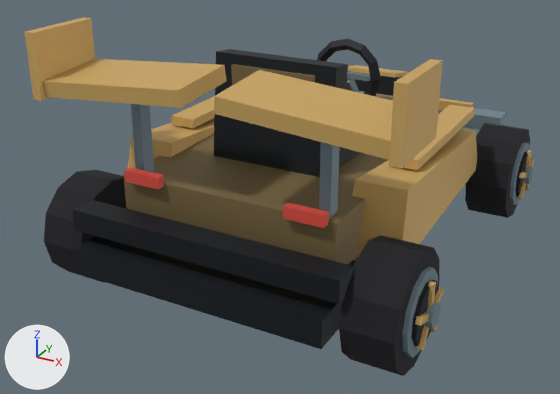
The glTF model DLC/TheMatrix/assets/kart/the-matrix/oracle-matrix/kart.glb: old version first, new version second.
One viewpoint serves both versions: a 50 mm lens placed at (1.98, -4.07, 2.28), pointed at (-0.16, -0.16, 0.33). The axes (+X, +Y, +Z) are drawn at lower left. The lights are the same throughout. The first picture is the older version. Where no turn or scale is listed for an object, it has been applied to the vertices. Vertices at exactly the same position are counted once.

The first picture shows 'chassis', 'wheel-front-right', 'wheel-rear-left', 'wheel-rear-right'.
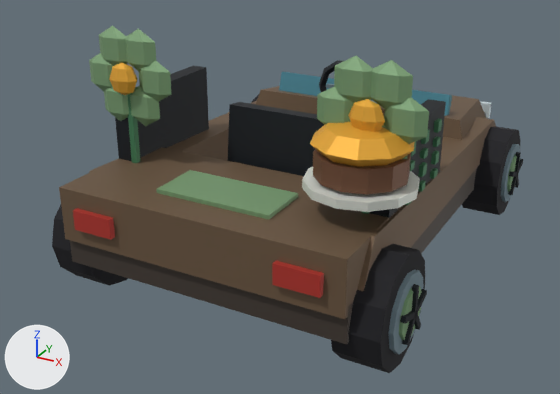
Diff of the bpy script that builds the scene:
```diff
--- a/DLC/TheMatrix/assets/kart/the-matrix/oracle-matrix/kart.glb.py
+++ b/DLC/TheMatrix/assets/kart/the-matrix/oracle-matrix/kart.glb.py
@@ me_wheel_front_right @@
-me_wheel_front_right.from_pydata(...)  # 132 vertices, 228 faces; spans x -0.135..0.22, y -0.31..0.31, z -0.31..0.31
+me_wheel_front_right.from_pydata(...)  # 113 vertices, 196 faces; spans x -0.125..0.183, y -0.3..0.3, z -0.3..0.3
+# me_wheel_front_right part 1: a new loose piece, a 10-sided cylinder along x spanning x 0.14..0.165, y -0.128..0.128, z -0.135..0.135, in mat_wheel_vertex_colours
+# me_wheel_front_right part 2: a new loose piece, a box spanning x 0.158..0.183, y -0.015..0.015, z 0.0..0.15, in mat_wheel_vertex_colours
+# me_wheel_front_right part 3: the loose piece of 26 vertices spanning x -0.135..0.135, y -0.31..0.31, z -0.31..0.31 is rebuilt with 51 vertices and now spans x -0.125..0.149, y -0.3..0.3, z -0.3..0.3
+# me_wheel_front_right part 4: the loose piece of 8 vertices spanning x 0.174..0.2, y 0.0..0.165, z -0.015..0.068 is rebuilt with 8 vertices and now spans x 0.158..0.183, y -0.005..0.147, z -0.014..0.061
+# me_wheel_front_right part 5: the loose piece of 8 vertices spanning x 0.174..0.2, y -0.165..0.0, z -0.015..0.068 is rebuilt with 8 vertices and now spans x 0.158..0.183, y -0.147..0.005, z -0.014..0.061
+# me_wheel_front_right part 6: 90 vertices removed from x 0.133..0.22, y -0.217..0.217, z -0.217..0.217; 16 vertices added at x 0.158..0.183, y -0.1..0.1, z -0.13..0.009
 me_wheel_front_right.materials.append(mat_wheel_vertex_colours)
@@ me_wheel_rear_right @@
-me_wheel_rear_right.from_pydata(...)  # 132 vertices, 228 faces; spans x -0.135..0.22, y -0.31..0.31, z -0.31..0.31
+me_wheel_rear_right.from_pydata(...)  # 113 vertices, 196 faces; spans x -0.125..0.183, y -0.3..0.3, z -0.3..0.3
+# me_wheel_rear_right part 7: a new loose piece, a 10-sided cylinder along x spanning x 0.14..0.165, y -0.128..0.128, z -0.135..0.135, in mat_wheel_vertex_colours
+# me_wheel_rear_right part 8: a new loose piece, a box spanning x 0.158..0.183, y -0.015..0.015, z 0.0..0.15, in mat_wheel_vertex_colours
+# me_wheel_rear_right part 9: the loose piece of 26 vertices spanning x -0.135..0.135, y -0.31..0.31, z -0.31..0.31 is rebuilt with 51 vertices and now spans x -0.125..0.149, y -0.3..0.3, z -0.3..0.3
+# me_wheel_rear_right part 10: the loose piece of 8 vertices spanning x 0.174..0.2, y 0.0..0.165, z -0.015..0.068 is rebuilt with 8 vertices and now spans x 0.158..0.183, y -0.005..0.147, z -0.014..0.061
+# me_wheel_rear_right part 11: the loose piece of 8 vertices spanning x 0.174..0.2, y -0.165..0.0, z -0.015..0.068 is rebuilt with 8 vertices and now spans x 0.158..0.183, y -0.147..0.005, z -0.014..0.061
+# me_wheel_rear_right part 12: 90 vertices removed from x 0.133..0.22, y -0.217..0.217, z -0.217..0.217; 16 vertices added at x 0.158..0.183, y -0.1..0.1, z -0.13..0.009
 me_wheel_rear_right.materials.append(mat_wheel_vertex_colours)
@@ ob_chassis @@
-ob_chassis = bpy.data.objects.new('chassis', me_chassis)
@@ ob_wheel_rear_left @@
 ob_wheel_rear_left = bpy.data.objects.new('wheel-rear-left', me_wheel_rear_left)
-ob_wheel_rear_left.location = (-0.905, -0.995, 0.31)
+ob_wheel_rear_left.location = (-0.85, -1.01, 0.3)
@@ ob_wheel_front_right @@
 ob_wheel_front_right = bpy.data.objects.new('wheel-front-right', me_wheel_front_right)
-ob_wheel_front_right.location = (0.905, 0.995, 0.31)
+ob_wheel_front_right.location = (0.85, 1.01, 0.3)
@@ ob_wheel_rear_right @@
 ob_wheel_rear_right = bpy.data.objects.new('wheel-rear-right', me_wheel_rear_right)
-ob_wheel_rear_right.location = (0.905, -0.995, 0.31)
+ob_wheel_rear_right.location = (0.85, -1.01, 0.3)
@@ ob_identity_sedan_motif_flowers @@
+ob_identity_sedan_motif_flowers = bpy.data.objects.new('identity-sedan-motif-flowers', me_identity_sedan_motif_flowers)  # 236 vertices, 408 faces; spans x -0.97..0.97, y -0.98..-0.84, z 0.69..1.46
+ob_identity_sedan_motif_flowers.location = (0.0, 0.0, 0.0)
@@ ob_identity_sedan_motif_matrix @@
+ob_identity_sedan_motif_matrix = bpy.data.objects.new('identity-sedan-motif-matrix', me_identity_sedan_motif_matrix)  # 208 vertices, 312 faces; spans x -0.84..0.84, y -0.88..-0.1, z 0.63..1.07
+ob_identity_sedan_motif_matrix.location = (0.0, 0.0, 0.0)
@@ ob_identity_sedan_motif_food @@
+ob_identity_sedan_motif_food = bpy.data.objects.new('identity-sedan-motif-food', me_identity_sedan_motif_food)  # a 12-sided cylinder along z spanning x 0.39..0.95, y -1.16..-0.6, z 0.828..0.872; a 12-sided cylinder along z spanning x 0.44..0.9, y -1.11..-0.65, z 0.89..1.01; a UV sphere (10 segments, 4 rings, poles along z) spanning x 0.42..0.92, y -1.118..-0.642, z 0.96..1.16
+ob_identity_sedan_motif_food.location = (0.0, 0.0, 0.0)
@@ ob_identity_sedan_driver_cockpit @@
+ob_identity_sedan_driver_cockpit = bpy.data.objects.new('identity-sedan-driver-cockpit', me_identity_sedan_driver_cockpit)  # 80 vertices, 140 faces; spans x -0.3..0.3, y -0.557..0.679, z 0.459..1.086
+ob_identity_sedan_driver_cockpit.location = (0.0, 0.0, 0.0)
@@ ob_identity_sedan_sedan_road_car_body @@
+ob_identity_sedan_sedan_road_car_body = bpy.data.objects.new('identity-sedan-sedan-road-car-body', me_identity_sedan_sedan_road_car_body)  # 144 vertices, 216 faces; spans x -0.86..0.86, y -1.39..1.53, z 0.25..0.88
+ob_identity_sedan_sedan_road_car_body.location = (0.0, 0.0, 0.0)
```

Where the change shows, as pixel boxes (x1, y1, x2, y2) in the pictures (560 x 394 px):
'chassis', deleted: before (25, 17, 506, 349)
'identity-sedan-sedan-road-car-body', added (brown): after (59, 72, 496, 344)
'identity-sedan-motif-flowers', added (green): after (89, 26, 429, 214)
'wheel-rear-right', reshaped, moved (8% narrower, 8% shorter): before (339, 235, 444, 376); after (331, 244, 427, 373)
'identity-sedan-motif-food', added: after (302, 122, 420, 212)
'identity-sedan-motif-matrix', added: after (115, 66, 446, 218)
'identity-sedan-driver-cockpit', added: after (227, 60, 343, 176)
'wheel-front-right', reshaped, moved (11% narrower, 7% shorter): before (465, 123, 534, 218); after (462, 127, 523, 215)
'wheel-rear-left', moved: before (44, 170, 126, 283); after (52, 205, 128, 285)
part 1 of me_wheel_front_right, added: after (507, 154, 517, 192)
part 2 of me_wheel_front_right, added: after (515, 152, 521, 172)
part 3 of me_wheel_front_right, rebuilt (9% narrower, 7% shorter): before (465, 123, 530, 218); after (462, 127, 521, 215)
part 4 of me_wheel_front_right, rebuilt: before (530, 158, 534, 167); after (518, 159, 523, 173)
part 5 of me_wheel_front_right, rebuilt: before (519, 172, 527, 178); after (509, 171, 518, 177)
part 6 of me_wheel_front_right, cut back: before (510, 143, 533, 205); after (508, 174, 519, 195)
part 7 of me_wheel_rear_right, added: after (399, 286, 422, 341)
part 8 of me_wheel_rear_right, added: after (412, 284, 419, 315)
part 9 of me_wheel_rear_right, rebuilt (8% shorter): before (339, 235, 439, 376); after (331, 244, 425, 373)
part 10 of me_wheel_rear_right, rebuilt: before (434, 287, 444, 303); after (416, 289, 427, 316)
part 11 of me_wheel_rear_right, rebuilt: before (415, 312, 429, 326); after (400, 311, 415, 324)
part 12 of me_wheel_rear_right, cut back: before (402, 267, 440, 358); after (402, 313, 421, 345)
